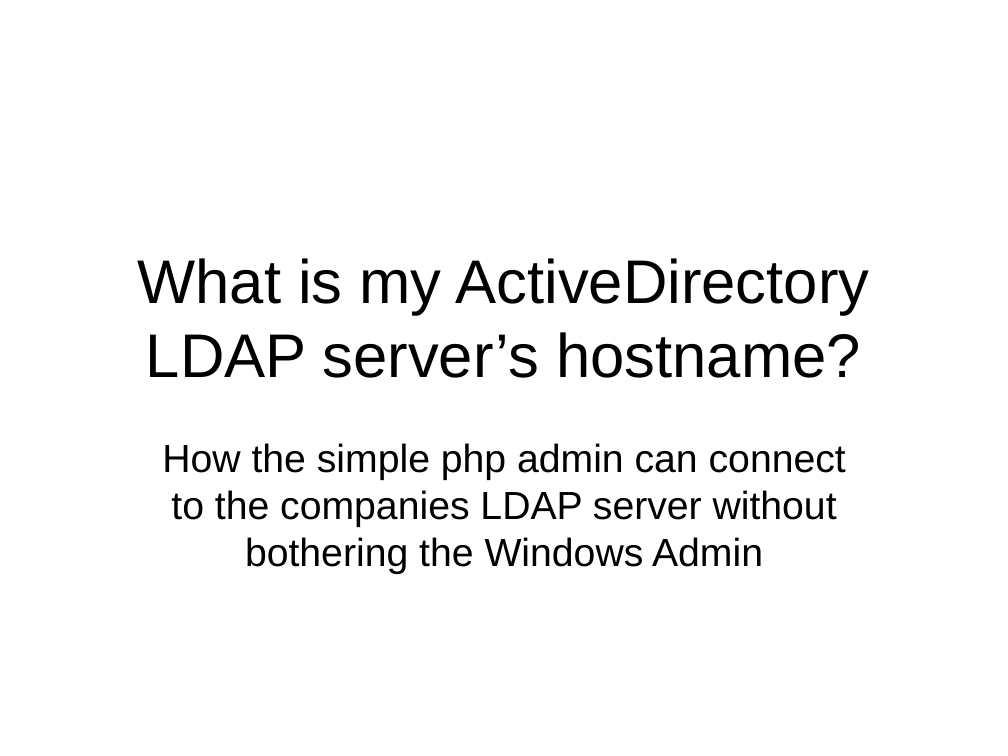
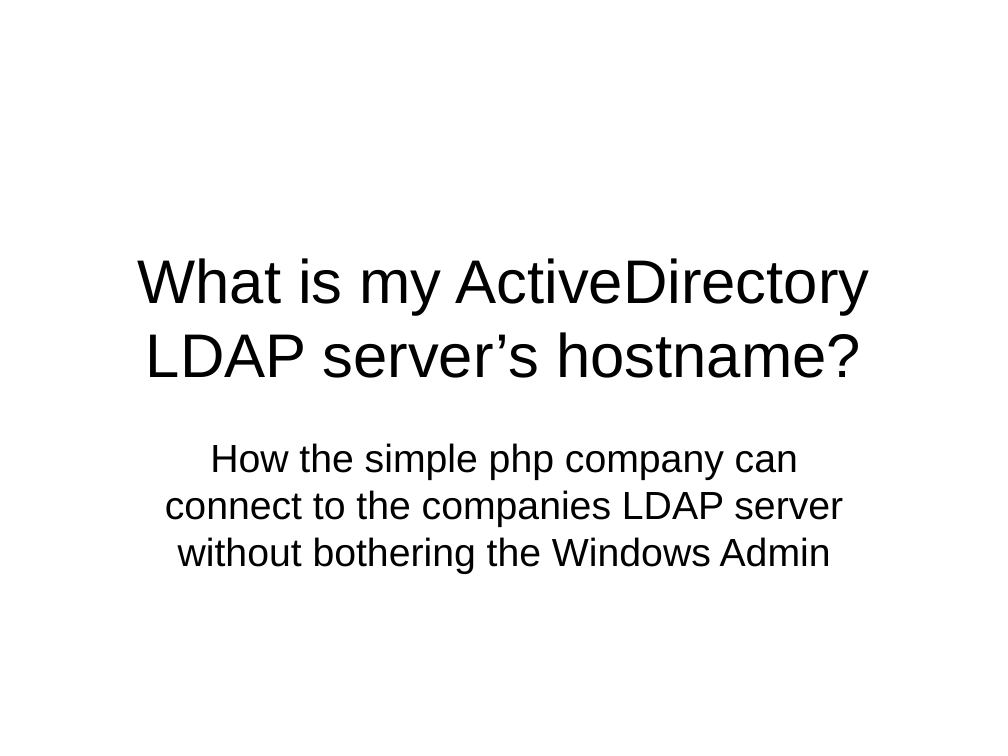
Before and after one commit to LIPHP/LDAP-Talk, a slide deck: slide 34 of Docs/LIPHP-Using LDAP with PHP.ppt. Drawn at 1008x756 pixels with LibreOffice and Linux fonts; fonts in the diff are those of the drawing. Boxes give left, top, right and bottom in pixels: in the first picture for what was removed or moved away, otherwise in the second. Text is boxed around its words. In the diff, an @@ line names an element or a change of style, - is before the commit and + after.

Commit message:
Updated more slides.

```diff
--- a/Docs/LIPHP-Using LDAP with PHP.ppt
+++ b/Docs/LIPHP-Using LDAP with PHP.ppt
@@ subtitle at [165, 443, 843, 574]: text changed @@
-How the simple php admin can connect to the companies LDAP server without bothering the Windows Admin
+How the simple php company can connect to the companies LDAP server without bothering the Windows Admin
```
Also in this commit, not shown: 1 other slide changed.
